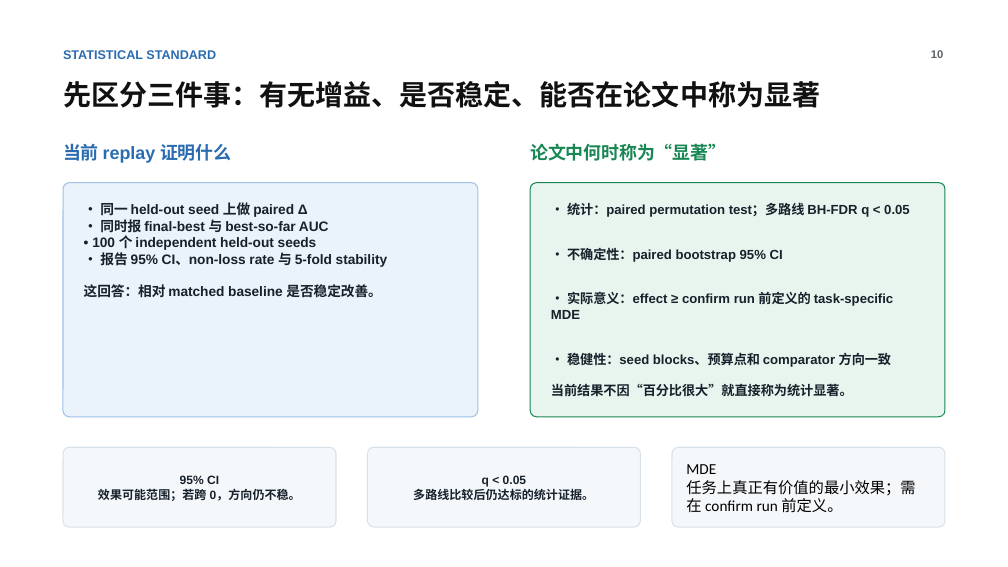
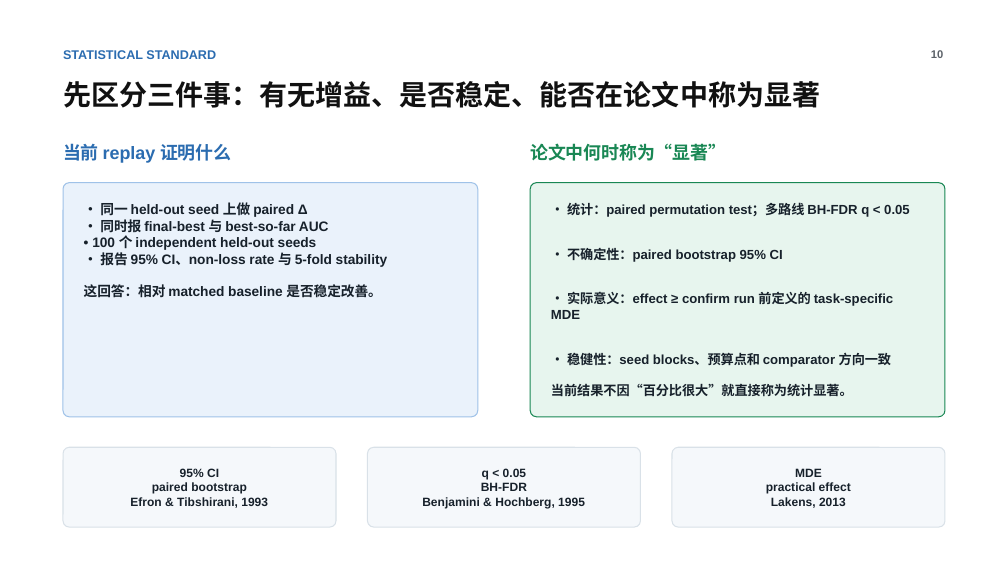
Before and after one commit to SHITIANYU-hue/CARE2.0, a slide deck: slide 10 of CARE2.0_transfer_update_2026-07-30.pptx. Drawn at 1008x567 pixels with LibreOffice and Linux fonts; fonts in the diff are those of the drawing; background and template pictures are left out. Boxes give left, top, right and bottom in pixels: in the first picture for what was removed or moved away, otherwise in the second. Text is boxed around its words. In the diff, an @@ line names an element or a change of style, - is before the commit and + after.

```diff
--- a/CARE2.0_transfer_update_2026-07-30.pptx
+++ b/CARE2.0_transfer_update_2026-07-30.pptx
@@ text in rounded rectangle at bbox=[795, 468, 822, 480]: size 10.9 to 8.6 pt, font Calibri to Arial, text colour #000000 to #17212B, bold on in "MDE"; alignment left to centre @@
@@ text in rounded rectangle at bbox=[130, 482, 268, 508]: text changed @@
-效果可能范围；若跨 0，方向仍不稳。
+paired bootstrap
+Efron & Tibshirani, 1993
@@ text in rounded rectangle at bbox=[422, 482, 585, 509]: text changed @@
-多路线比较后仍达标的统计证据。
+BH-FDR
+Benjamini & Hochberg, 1995
@@ text in rounded rectangle at bbox=[766, 482, 851, 508]: text changed; size 10.9 to 8.6 pt; font Calibri to Arial; text colour #000000 to #17212B; bold on @@
-任务上真正有价值的最小效果；需在 confirm run 前定义。
+practical effect
+Lakens, 2013
```
Also in this commit, not shown: 3 other slides changed.
